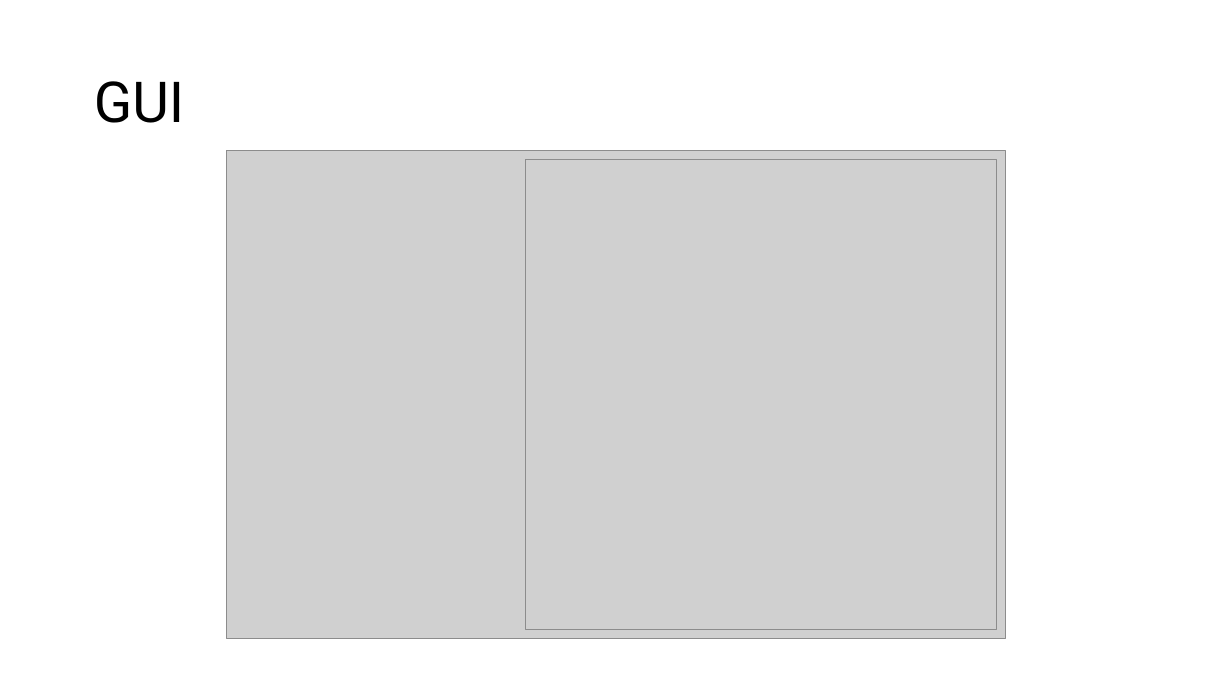
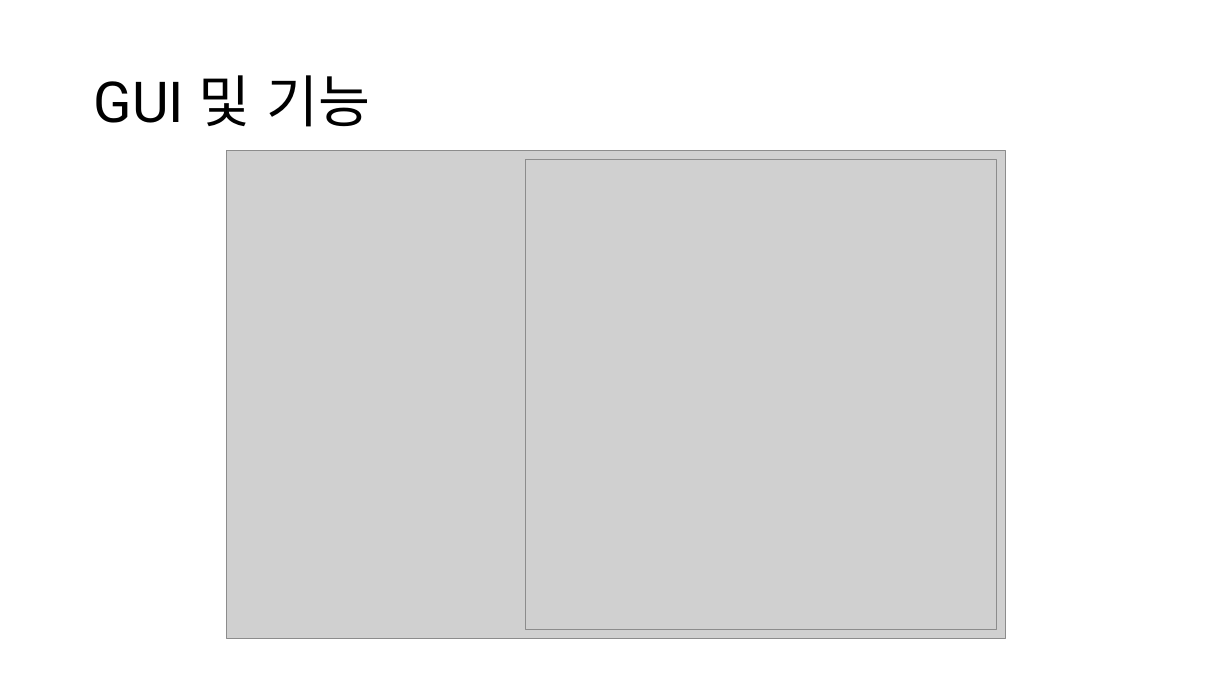
Before and after one commit to Jirung-E/Script_termproject, a slide deck: slide 5 of docs/스크립트언어 텀프로젝트.pptx (slide 3 before the commit). Drawn at 1232x693 pixels with LibreOffice and Linux fonts; fonts in the diff are those of the drawing; grey boxes stand for pictures. Boxes give left, top, right and bottom in pixels: in the first picture for what was removed or moved away, otherwise in the second. Text is boxed around its words. In the diff, an @@ line names an element or a change of style, - is before the commit and + after.

```diff
--- a/docs/스크립트언어 텀프로젝트.pptx
+++ b/docs/스크립트언어 텀프로젝트.pptx
@@ title at (x1=94, y1=75, x2=370, y2=127): text changed @@
-GUI
+GUI 및 기능
```
Also in this commit, not shown: 1 other slide changed, 4 slides added, 1 slide removed, 2 other files.
